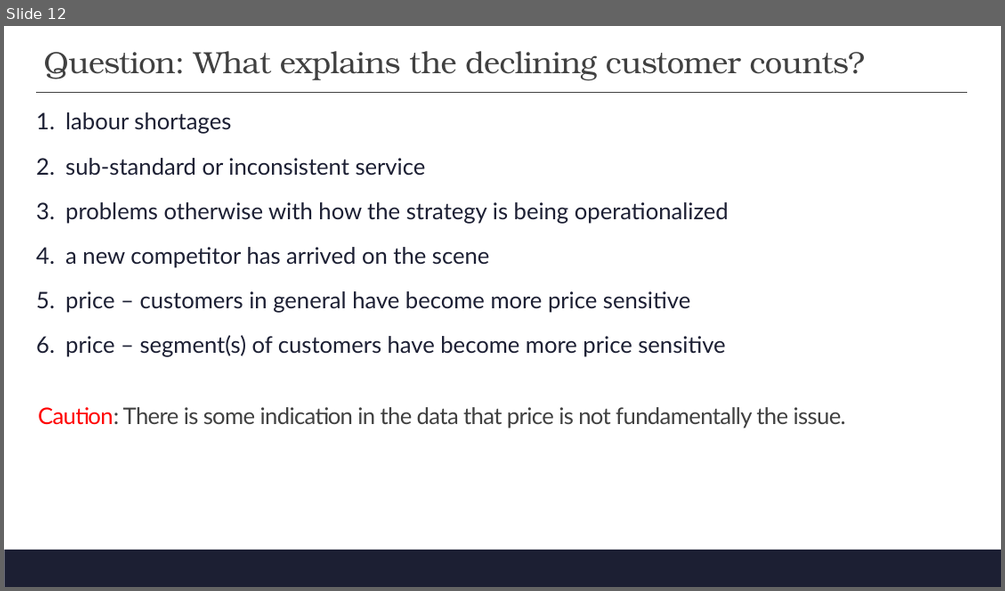
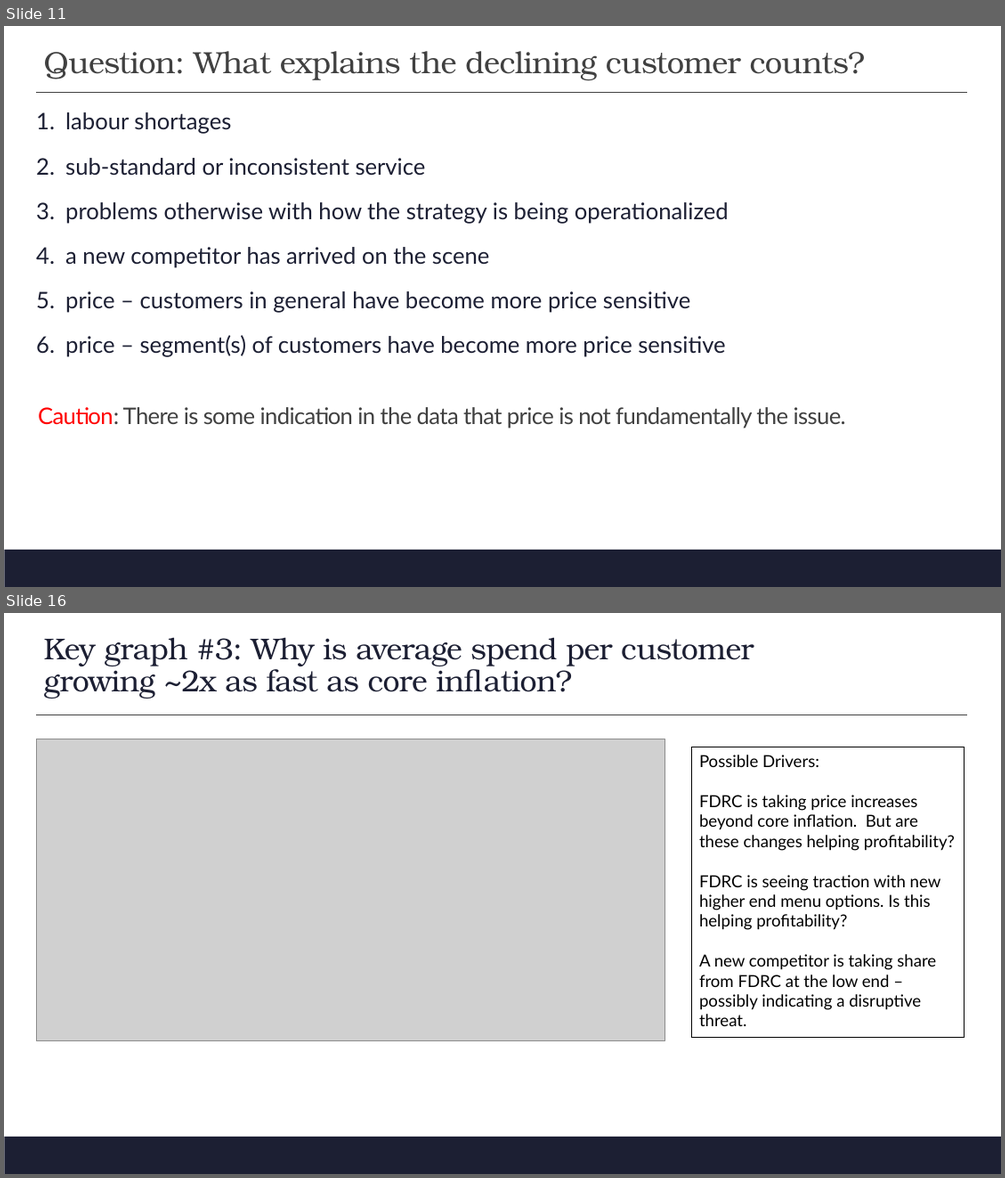
Before and after one commit to dkent287/Restaurant-Pricing, a slide deck: FDRC Deck.pptx. Shown one above the other, each under a label of ours: slide 12 before the commit, slides 11 and 16 after it; the slides between them are not shown. The pictures are 1005x591 and 1005x1178 pixels, drawn with LibreOffice and Linux fonts; fonts in the diff are those of the drawing; grey boxes stand for pictures; background and template pictures are left out. Boxes give left, top, right and bottom in pixels: in the first picture for what was removed or moved away, otherwise in the second. Text is boxed around its words. In the diff, an @@ line names an element or a change of style, - is before the commit and + after.

```diff
--- a/FDRC Deck.pptx
+++ b/FDRC Deck.pptx
@@ slide 16 added at <box>4,613,1001,1174</box>, background #FFFFFF; not listed: 1 template element that a slide beside it also shows @@
@@ title added at <box>44,637,753,698</box>, 29 pt, text #1C1F33 @@
+Key graph #3: Why is average spend per customer growing ~2x as fast as core inflation?
@@ line added from (36, 715) to (967, 715), #404040 1 pt @@
@@ picture added at <box>36,739,665,1041</box> @@
@@ rectangle added at <box>692,747,964,1037</box>, outline #000000 0.75 pt, 16 pt, text #000000 @@
+Possible Drivers:
+FDRC is taking price increases beyond core inflation. But are these changes helping profitability?
+FDRC is seeing traction with new higher end menu options. Is this helping profitability?
+A new competitor is taking share from FDRC at the low end – possibly indicating a disruptive threat.
@@ what was slide 12 is now slide 11 @@
```
Also in this commit, not shown: 12 slides changed, 8 other slides added, 6 slides removed, 2 other files.
